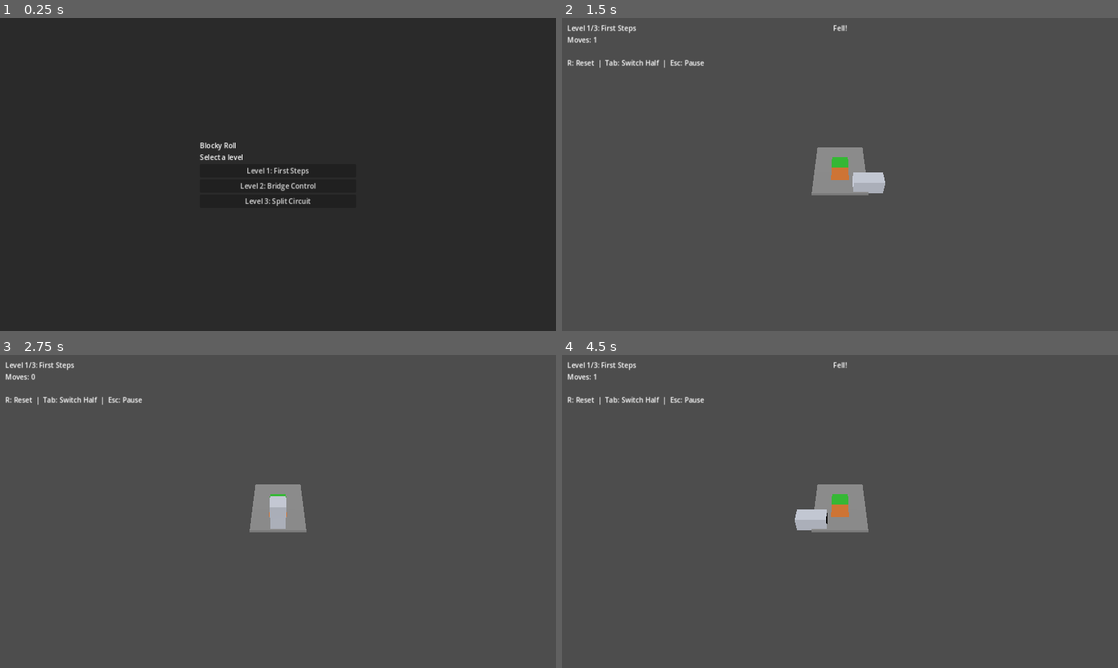
Above: before the commit, frames 1-4 (two rows, left to right).
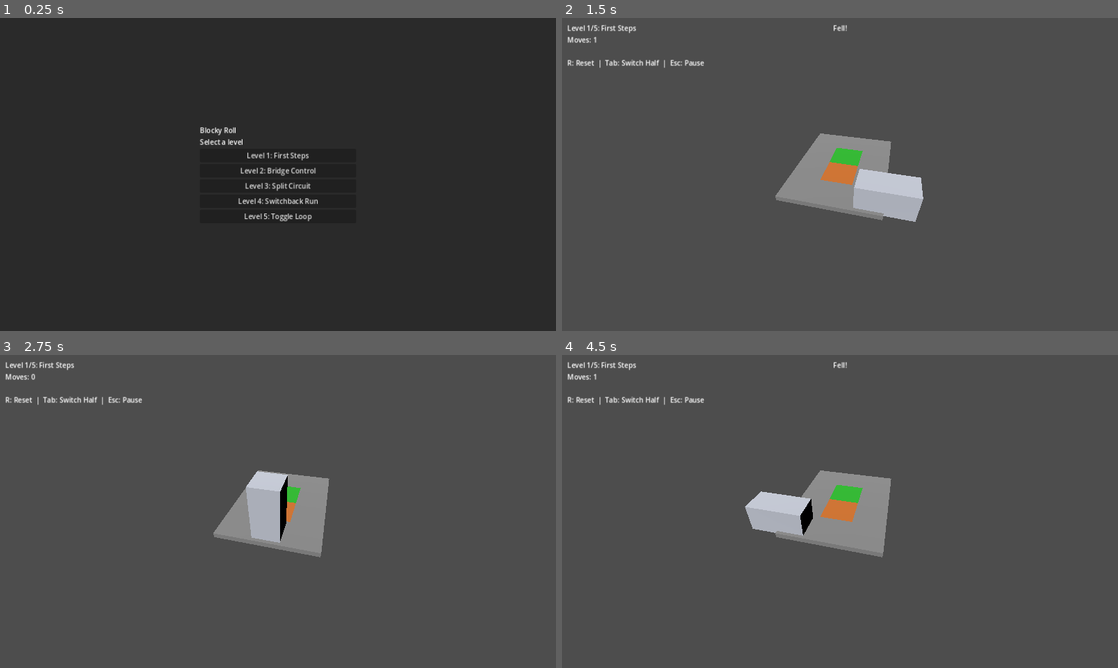
Above: after the commit, the same moments.

Repository: ansonwhc/vibe-game-blocky
Game: Godot game, scene res://scenes/main.tscn
The game is run twice, just before and just after one commit, with the same random seed, the same clock (stepped at 60 frames per second) and the same inputs.
Inputs (mouse positions are in pixels of both pictures, inside the frame that each line leads up to):
- Up to frame 1 (0.25 s): no input
- Up to frame 2 (1.5 s): click "Level 1: First Steps" at 0.5 s; tap Enter at 1.25 s; move the mouse to (962, 158) at 1.27 s; hold D (move_right) from 1.28 s (still down); tap Tab (switch_half) at 1.35 s; click (962, 158) at 1.42 s
- Up to frame 3 (2.75 s): release D (move_right) at 2 s; drag from (166, 527) to (250, 574) at 2.02 s
- Up to frame 4 (4.5 s): tap R (reset_level) at 2.75, 4.25 s; move the mouse to (895, 442) at 2.77 s; hold D (move_right) 2.78-3.5 s; tap Alt at 2.85 s; drag from (812, 574) to (673, 464) at 3.52 s; move the mouse to (1006, 558) at 4.27 s; hold A (move_left) from 4.28 s (still down); tap Tab (switch_half) at 4.35 s

The runs differ from the first frame. In frame 1, 1.1% of the frame differs, in the area x 35-58%, y 34-65%; in frame 2, 3.9%; in frame 3, 3.6%; in frame 4, 3.9%, in the area x 5-60%, y 2-65%.

Commit message:
update camera angle

Diff:
--- a/scenes/tile.tscn
+++ b/scenes/tile.tscn
@@ -1,8 +1,8 @@
-[gd_scene load_steps=2 format=3]
+[gd_scene load_steps=2 format=3 uid="uid://1iorxuivhrct"]
 
-[ext_resource type="Script" path="res://scripts/tile.gd" id=1]
+[ext_resource type="Script" uid="uid://crjd1a8j6vwr1" path="res://scripts/tile.gd" id="1"]
 
 [node name="Tile" type="Node3D"]
-script = ExtResource(1)
+script = ExtResource("1")
 
 [node name="Mesh" type="MeshInstance3D" parent="."]
--- a/scripts/game_manager.gd
+++ b/scripts/game_manager.gd
@@ -169,8 +169,14 @@
 
 func _update_camera() -> void:
 	var max_dim = max(grid_size.x, grid_size.y)
-	camera.position = Vector3(0.0, max_dim * 2.4, max_dim * 2.4)
+	var distance = _camera_distance_for_size(max_dim)
+	camera.position = Vector3(distance * 0.25, distance * 0.8, distance)
+	# camera.position = Vector3(distance * 0.5, distance * 0.9, distance)
 	camera.look_at(Vector3.ZERO, Vector3.UP)
+
+func _camera_distance_for_size(max_dim: int) -> float:
+	var multiplier = 1.8 - 0.05 * float(max_dim)
+	return max_dim * multiplier
 
 func _cell_to_world(cell: Vector2i) -> Vector3:
 	return Vector3(cell.x * tile_size, 0.0, cell.y * tile_size) + grid_origin
--- a/scripts/level_data.gd
+++ b/scripts/level_data.gd
@@ -6,6 +6,8 @@
 	levels.append(_make_level_one())
 	levels.append(_make_level_two())
 	levels.append(_make_level_three())
+	levels.append(_make_level_four())
+	levels.append(_make_level_five())
 	return levels
 
 static func _make_level_one() -> Dictionary:
@@ -57,6 +59,46 @@
 		"bridge_states": {"bridge_a": false}
 	}
 
+static func _make_level_four() -> Dictionary:
+	var tiles: Dictionary = {}
+	_fill_rect(tiles, Vector2i(1, 2), Vector2i(3, 6), "floor")
+	_fill_rect(tiles, Vector2i(5, 1), Vector2i(6, 7), "floor")
+	_fill_rect(tiles, Vector2i(8, 2), Vector2i(9, 6), "floor")
+	_add_tile(tiles, Vector2i(4, 4), "bridge", {"group": "bridge_a"})
+	_add_tile(tiles, Vector2i(7, 4), "bridge", {"group": "bridge_b"})
+	_add_tile(tiles, Vector2i(2, 4), "switch", {"group": "bridge_a"})
+	_add_tile(tiles, Vector2i(5, 3), "switch", {"group": "bridge_b"})
+	_add_tile(tiles, Vector2i(6, 5), "weak")
+	_add_tile(tiles, Vector2i(9, 4), "goal")
+	return {
+		"name": "Switchback Run",
+		"size": Vector2i(11, 9),
+		"start": Vector2i(2, 5),
+		"tiles": tiles,
+		"bridge_states": {"bridge_a": false, "bridge_b": false}
+	}
+
+static func _make_level_five() -> Dictionary:
+	var tiles: Dictionary = {}
+	_fill_rect(tiles, Vector2i(1, 3), Vector2i(3, 5), "floor")
+	_fill_rect(tiles, Vector2i(4, 4), Vector2i(7, 6), "floor")
+	_fill_rect(tiles, Vector2i(9, 2), Vector2i(11, 5), "floor")
+	_fill_rect(tiles, Vector2i(9, 7), Vector2i(11, 7), "floor")
+	_add_tile(tiles, Vector2i(8, 5), "bridge", {"group": "bridge_a"})
+	_add_tile(tiles, Vector2i(10, 6), "bridge", {"group": "bridge_b"})
+	_add_tile(tiles, Vector2i(5, 6), "button", {"group": "bridge_a"})
+	_add_tile(tiles, Vector2i(10, 4), "switch", {"group": "bridge_b"})
+	_add_tile(tiles, Vector2i(6, 4), "weak")
+	_add_tile(tiles, Vector2i(10, 7), "goal")
+	return {
+		"name": "Toggle Loop",
+		"size": Vector2i(13, 9),
+		"start": Vector2i(2, 4),
+		"tiles": tiles,
+		"bridge_states": {"bridge_a": false, "bridge_b": false}
+	}
+
+
 static func _fill_rect(tiles: Dictionary, start: Vector2i, end: Vector2i, tile_type: String) -> void:
 	for x in range(start.x, end.x + 1):
 		for y in range(start.y, end.y + 1):
Not shown, changed: docs/CHANGELOG.md
